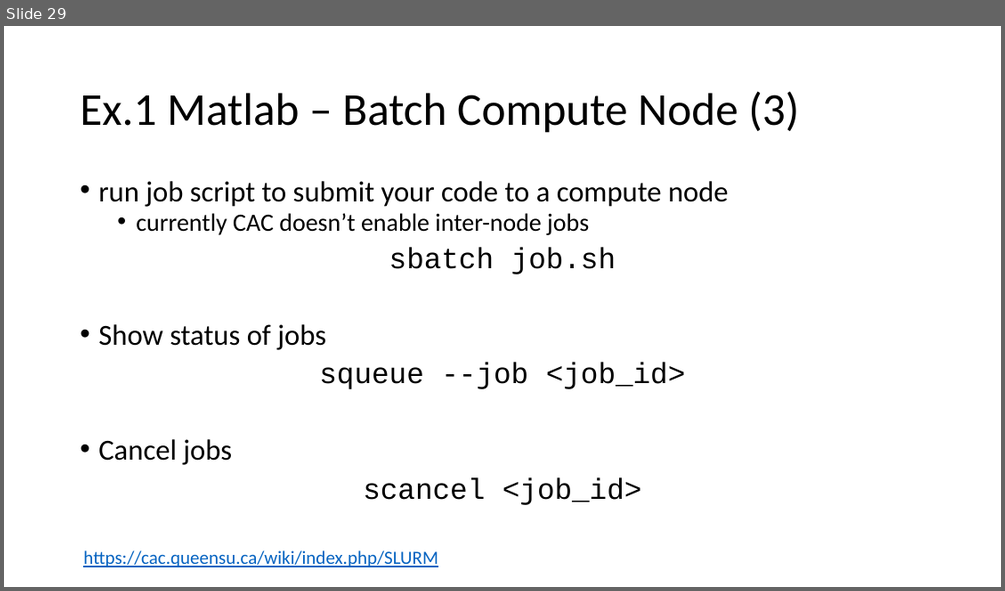
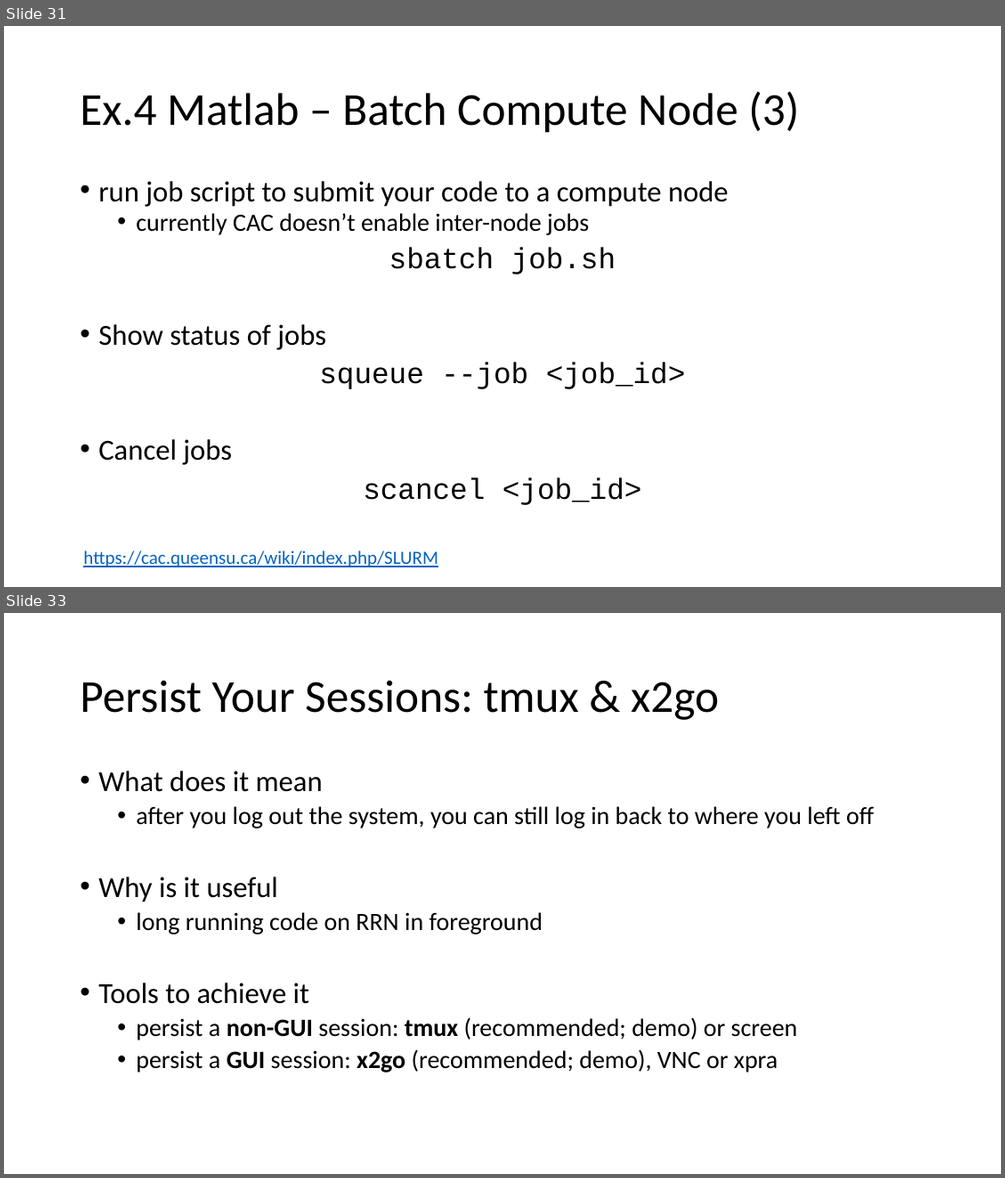
Before and after one commit to tdmdal/rrn-workshop, a slide deck: rrn_intro.pptx. Shown one above the other, each under a label of ours: slide 29 before the commit, slides 31 and 33 after it; the slides between them are not shown. The pictures are 1005x591 and 1005x1178 pixels, drawn with LibreOffice and Linux fonts; fonts in the diff are those of the drawing. Boxes give left, top, right and bottom in pixels: in the first picture for what was removed or moved away, otherwise in the second. Text is boxed around its words. In the diff, an @@ line names an element or a change of style, - is before the commit and + after.

```diff
--- a/rrn_intro.pptx
+++ b/rrn_intro.pptx
@@ slide 33 added at (4,613,1001,1174), background #FFFFFF @@
@@ title added at (80,680,719,720), 44 pt, text #000000 @@
+Persist Your Sessions: tmux & x2go
@@ text added at (98,771,874,1072), 24 pt, text #000000 @@
+• What does it mean
+  • after you log out the system, you can still log in back to where you left off
+• Why is it useful
+  • long running code on RRN in foreground
+• Tools to achieve it
+  • persist a non-GUI session: tmux (recommended; demo) or screen
+  • persist a GUI session: x2go (recommended; demo), VNC or xpra
@@ what was slide 29 is now slide 31 @@
@@ slide 31 changed as well @@
@@ title at (80,91,799,133): text changed @@
-Ex.1 Matlab – Batch Compute Node (3)
+Ex.4 Matlab – Batch Compute Node (3)
```
Also in this commit, not shown: 15 other slides changed, 5 other slides added, 2 other files.
